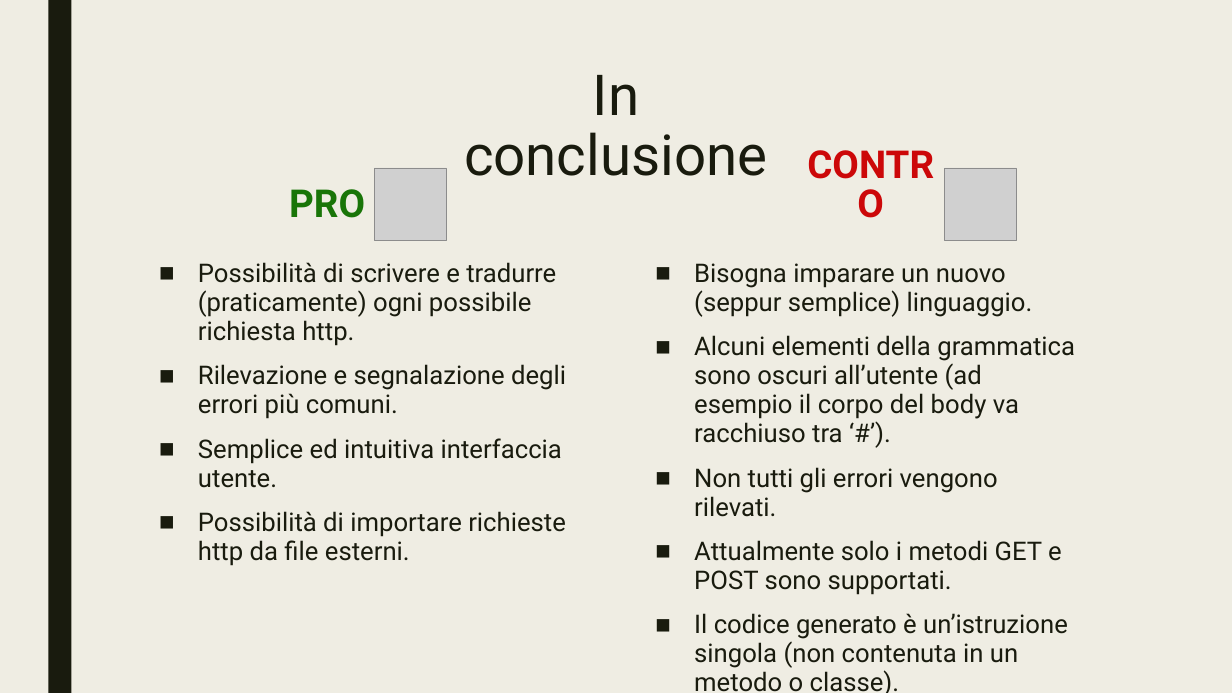
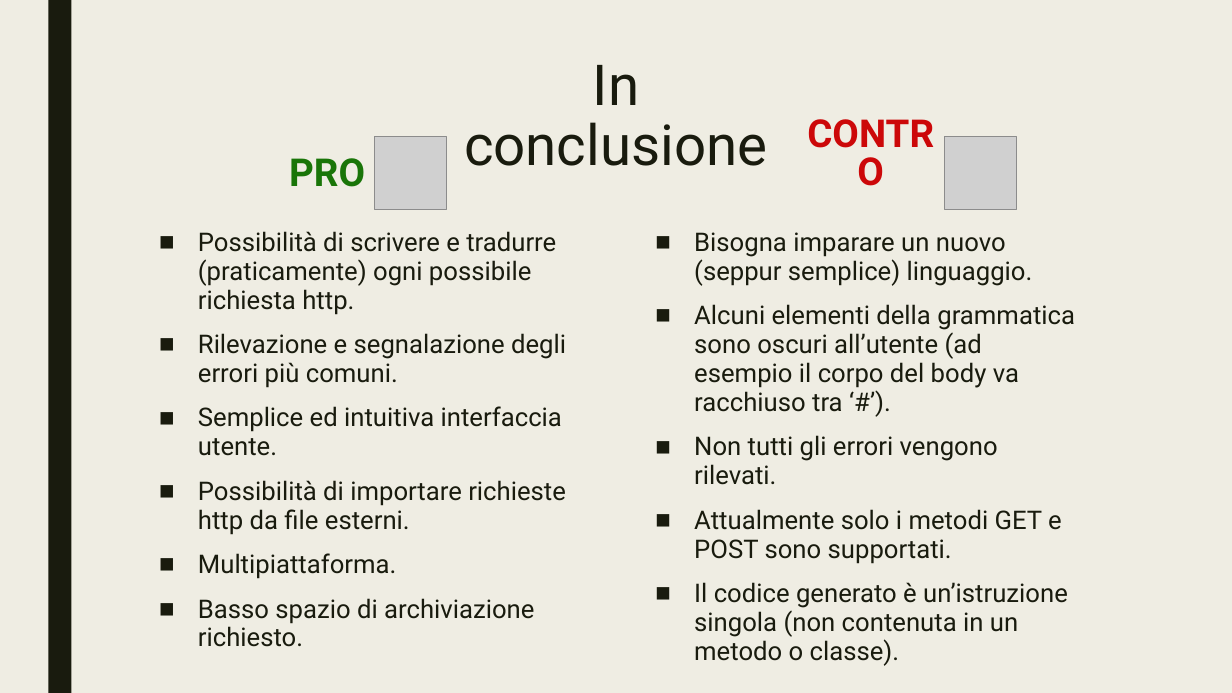
Before and after one commit to nicopellegrinelli/ProgettoLFC, a slide deck: slide 14 of Documentazione/Presentazione.pptx. Drawn at 1232x693 pixels with LibreOffice and Linux fonts; fonts in the diff are those of the drawing; grey boxes stand for pictures. Boxes give left, top, right and bottom in pixels: in the first picture for what was removed or moved away, otherwise in the second. Text is boxed around its words. In the diff, an @@ line names an element or a change of style, - is before the commit and + after.

```diff
--- a/Documentazione/Presentazione.pptx
+++ b/Documentazione/Presentazione.pptx
@@ title "In conclusione": place and size @@
-title "In conclusione" at [464, 75, 767, 176]
+title "In conclusione" at [464, 65, 767, 166]
@@ 3 texts, 2 pictures: place and size @@
-3 texts, 2 pictures at [289, 168, 1075, 668]
+3 texts, 2 pictures at [289, 137, 1075, 637]
@@ text "Possibilità di scrivere e tradurre ...": place and size @@
-text "Possibilità di scrivere e tradurre ..." at [198, 262, 566, 566]
+text "Possibilità di scrivere e tradurre ..." at [198, 231, 566, 647]
@@ text at [198, 553, 534, 647]: paragraphs added @@
+■ Multipiattaforma.
+■ Basso spazio di archiviazione richiesto.
```
Also in this commit, not shown: 2 other files.
